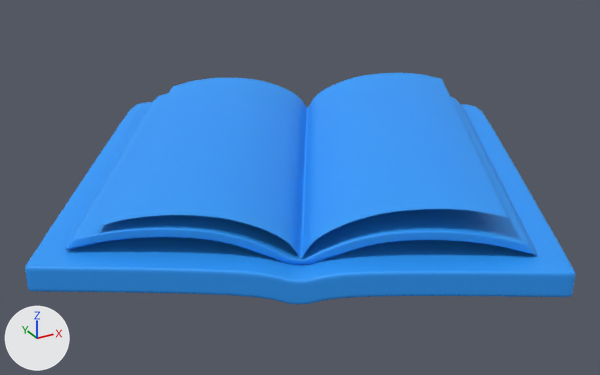
Renders of the glTF model src/worlds/KIN_ShootAndDrop/assets/models/Book4.glb from each side of a commit.
Both versions are drawn from a 50 mm lens placed at (398.7, 75.8, 218.4), pointed at (456.5, 180.9, 165.9). Every picture has the same lights, and +X, +Y and +Z are marked at lower left. Where no turn or scale is listed for an object, it has been applied to the vertices.

The first picture shows 'polySurface1_lambert26_0', 'polySurface4_lambert26_0', 'polySurface5_lambert26_0'.
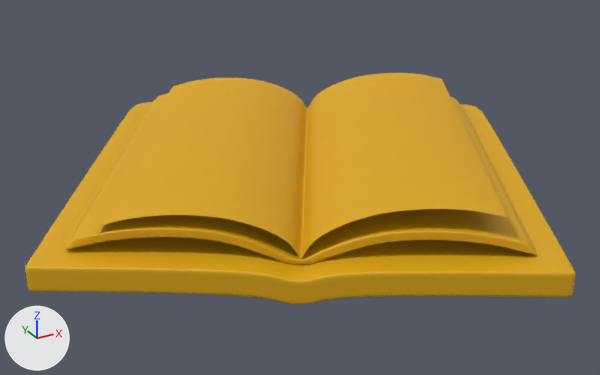
The newer file is also turned or shifted as a whole; pictures and numbers use the older file's frame.

Location of each change, (x1, y1, x2, y2) in pixels of the pictures (600 x 375 px):
'polySurface5_lambert26_0', recoloured: (95, 73, 508, 258) in both
'polySurface1_lambert26_0', recoloured (blue to yellow): (25, 102, 575, 305) in both
'polySurface4_lambert26_0', recoloured: (66, 93, 537, 265) in both

Patch to the scene script:
```diff
--- a/src/worlds/KIN_ShootAndDrop/assets/models/Book4.glb.py
+++ b/src/worlds/KIN_ShootAndDrop/assets/models/Book4.glb.py
@@ mat_lambert25 @@
+mat_lambert25 = principled_material('lambert25')
+mat_lambert25.base_color = (0.745, 0.397, 0.0)  # yellow #e0a900
+mat_lambert25.roughness = 0.6
@@ me_polysurface4_lambert26_0 @@
 me_polysurface4_lambert26_0.from_pydata(...)  # 2994 vertices, 5984 faces; spans x -40.4..40.6, y -40.6..40.6, z 0.4..5.5
-me_polysurface4_lambert26_0.materials.append(mat_lambert26)  # blue #299cff
+me_polysurface4_lambert26_0.materials.append(mat_lambert25)  # yellow #e0a900
@@ me_polysurface5_lambert26_0 @@
 me_polysurface5_lambert26_0.from_pydata(...)  # 285 vertices, 448 faces; spans x -37.0..37.1, y -38.8..38.7, z 1.5..8.5
-me_polysurface5_lambert26_0.materials.append(mat_lambert26)  # blue #299cff
+me_polysurface5_lambert26_0.materials.append(mat_lambert25)  # yellow #e0a900
@@ me_polysurface1_lambert26_0 @@
 me_polysurface1_lambert26_0.from_pydata(...)  # 1314 vertices, 2624 faces; spans x -45.7..44.6, y -45.7..44.8, z -3.3..1.8
-me_polysurface1_lambert26_0.materials.append(mat_lambert26)  # blue #299cff
+me_polysurface1_lambert26_0.materials.append(mat_lambert25)  # yellow #e0a900
```
